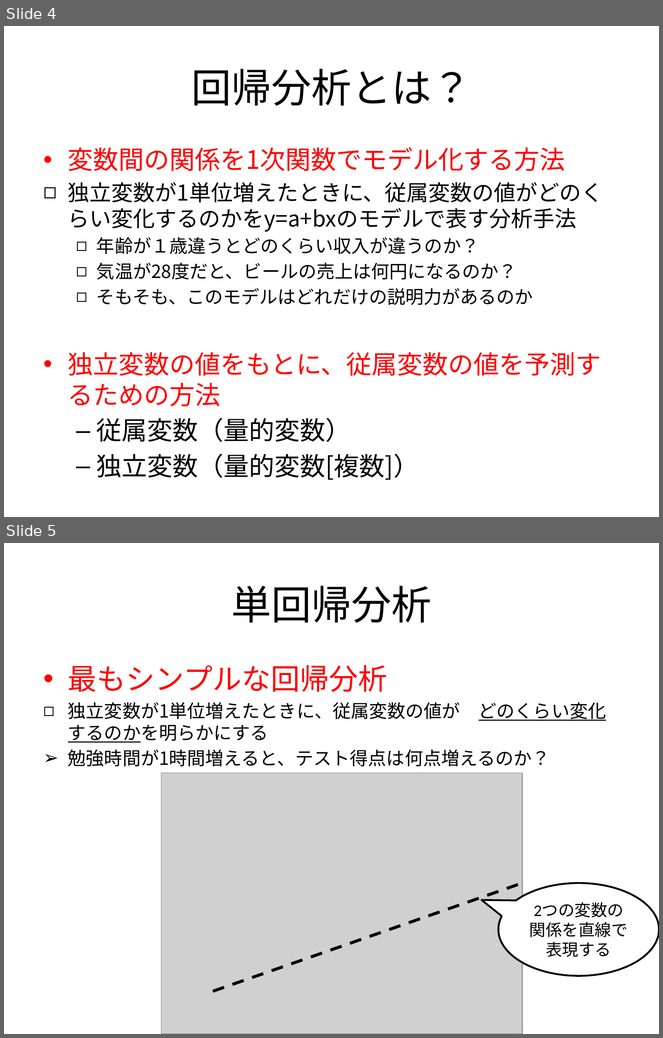
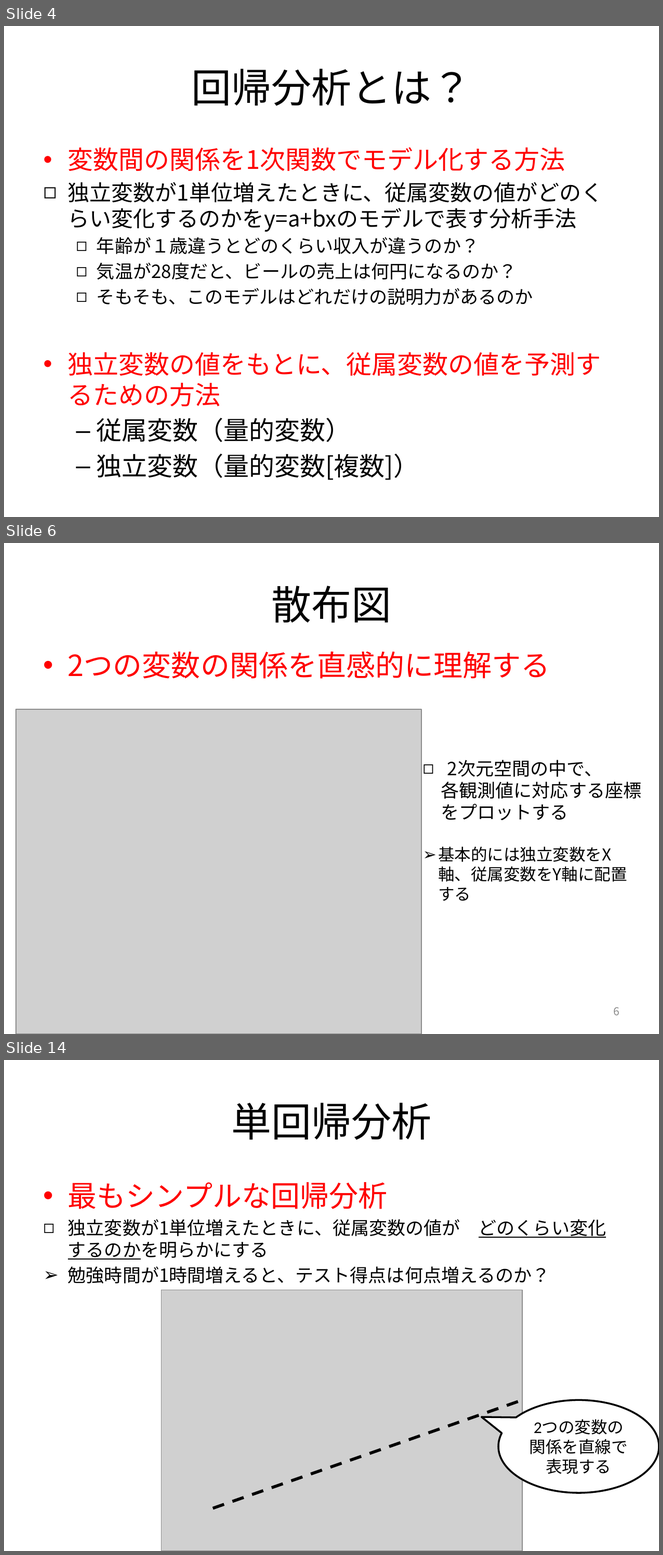
Before and after one commit to MakotoASAOKA/IE2019_15, a slide deck: 15-1.回帰分析.pptx. Shown one above the other, each under a label of ours: slides 4 and 5 before the commit, slides 4, 6 and 14 after it; the slides between them are not shown. The pictures are 663x1038 and 663x1555 pixels, drawn with LibreOffice and Linux fonts; fonts in the diff are those of the drawing; grey boxes stand for pictures. Boxes give left, top, right and bottom in pixels: in the first picture for what was removed or moved away, otherwise in the second. Text is boxed around its words. In the diff, an @@ line names an element or a change of style, - is before the commit and + after.

```diff
--- a/15-1.回帰分析.pptx
+++ b/15-1.回帰分析.pptx
@@ slide 6 added at [4,543,659,1034], background #FFFFFF @@
@@ title added at [271,586,391,623], 44 pt, text #000000 @@
+散布図
@@ text added at [68,651,550,679], 32 pt, text #FF0000 @@
+• 2つの変数の関係を直感的に理解する
@@ picture added at [16,709,422,1034] @@
@@ text added at [438,760,642,882], 20 pt, text #000000 @@
+  ◻ 2次元空間の中で、
+  各観測値に対応する座標
+  をプロットする
+➢ 基本的には独立変数をX軸、従属変数をY軸に配置する
@@ page number added at [614,1007,620,1016], 12 pt, text #898989 @@
+6
@@ what was slide 5 is now slide 14 @@
```
Also in this commit, not shown: 1 slide changed, 8 other slides added.
